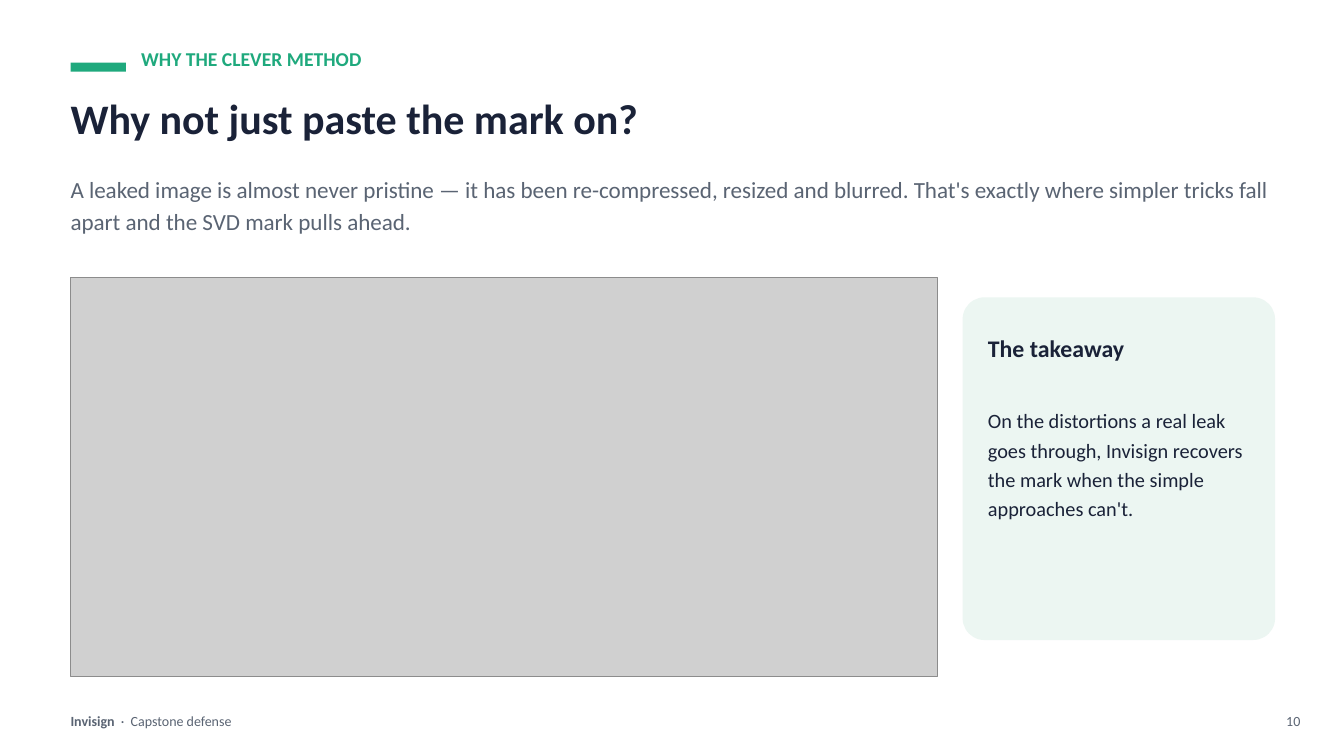
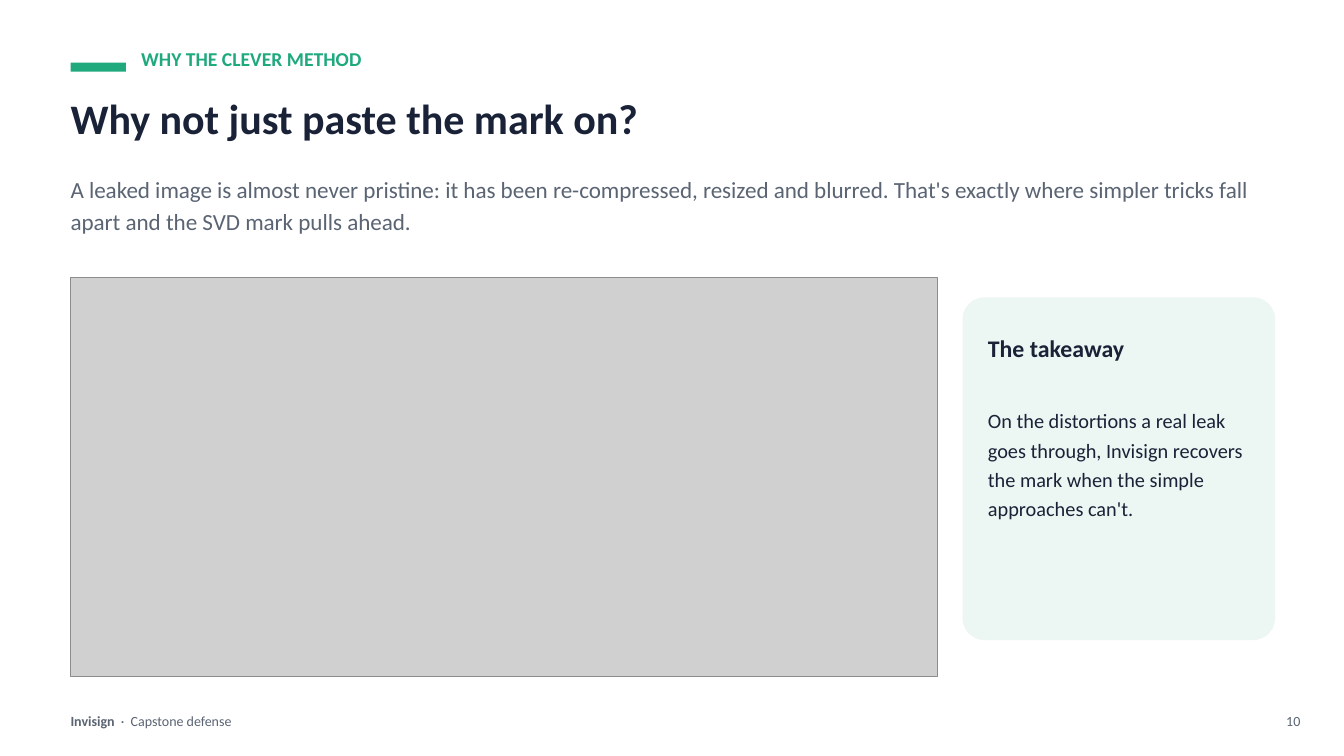
Before and after one commit to fvaldes0109/invisign, a slide deck: slide 10 of Invisign-Defense.pptx. Drawn at 1344x756 pixels with LibreOffice and Linux fonts; fonts in the diff are those of the drawing; grey boxes stand for pictures. Boxes give left, top, right and bottom in pixels: in the first picture for what was removed or moved away, otherwise in the second. Text is boxed around its words. In the diff, an @@ line names an element or a change of style, - is before the commit and + after.

```diff
--- a/Invisign-Defense.pptx
+++ b/Invisign-Defense.pptx
@@ text at [71, 182, 1247, 234]: text changed @@
-A leaked image is almost never pristine — it has been re-compressed, resized and blurred. That's exactly where simpler tricks fall apart and the SVD mark pulls ahead.
+A leaked image is almost never pristine: it has been re-compressed, resized and blurred. That's exactly where simpler tricks fall apart and the SVD mark pulls ahead.
```
Also in this commit, not shown: 11 other slides changed, 4 other files.
